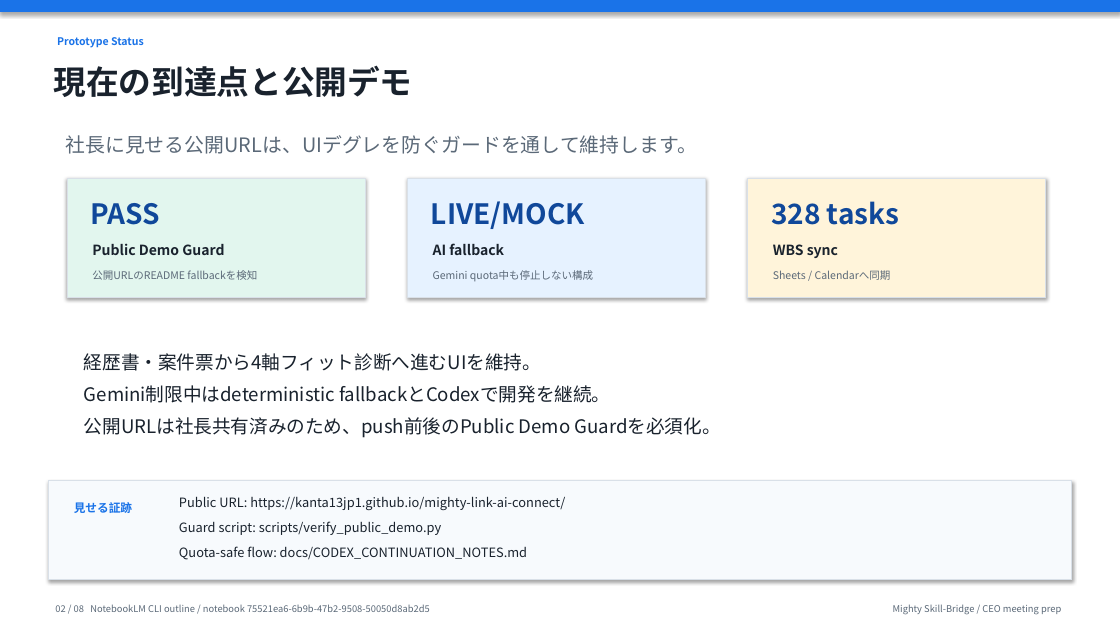
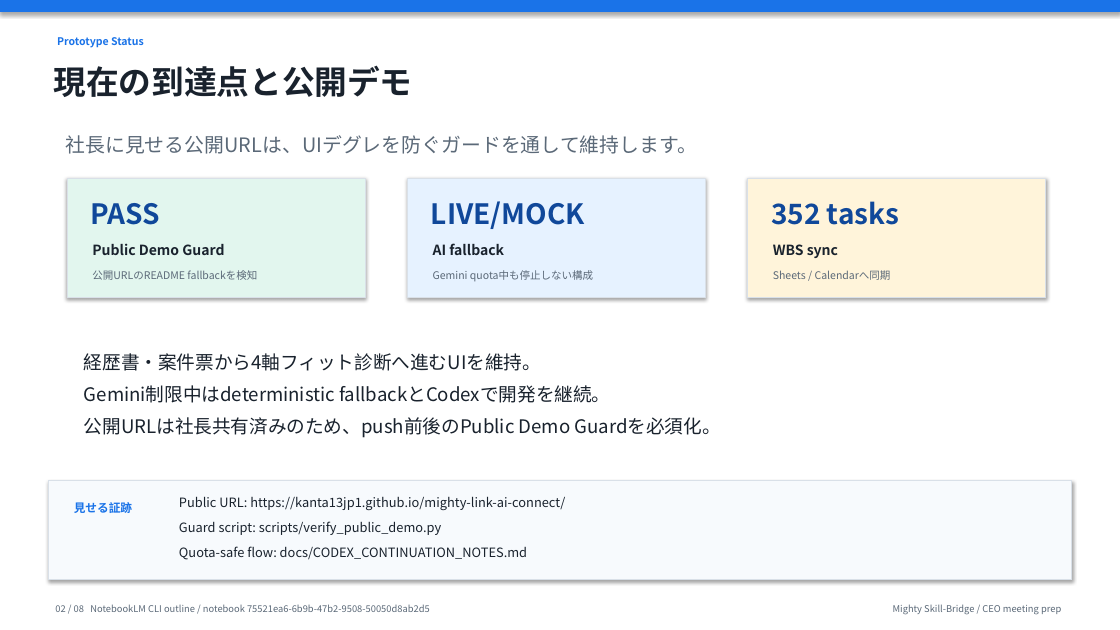
Before and after one commit to kanta13jp1/mighty-link-ai-connect, a slide deck: slide 2 of exports/knowledge_flow/mighty_skill_bridge_ceo_presentation_2026-06-02.pptx. Drawn at 1120x630 pixels with LibreOffice and Linux fonts; fonts in the diff are those of the drawing. Boxes give left, top, right and bottom in pixels: in the first picture for what was removed or moved away, otherwise in the second. Text is boxed around its words. In the diff, an @@ line names an element or a change of style, - is before the commit and + after.

```diff
--- a/exports/knowledge_flow/mighty_skill_bridge_ceo_presentation_2026-06-02.pptx
+++ b/exports/knowledge_flow/mighty_skill_bridge_ceo_presentation_2026-06-02.pptx
@@ text at (771, 201, 899, 225): text changed @@
-328 tasks
+352 tasks
```
Also in this commit, not shown: 1 other slide changed, 22 other files.
